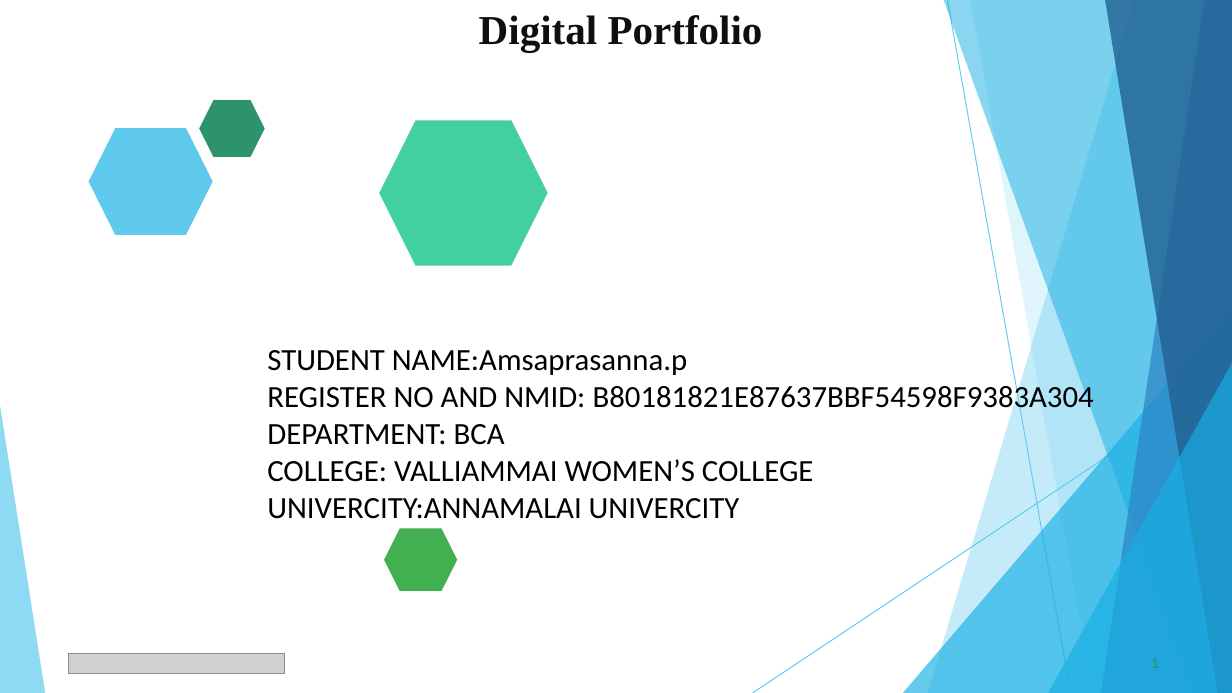
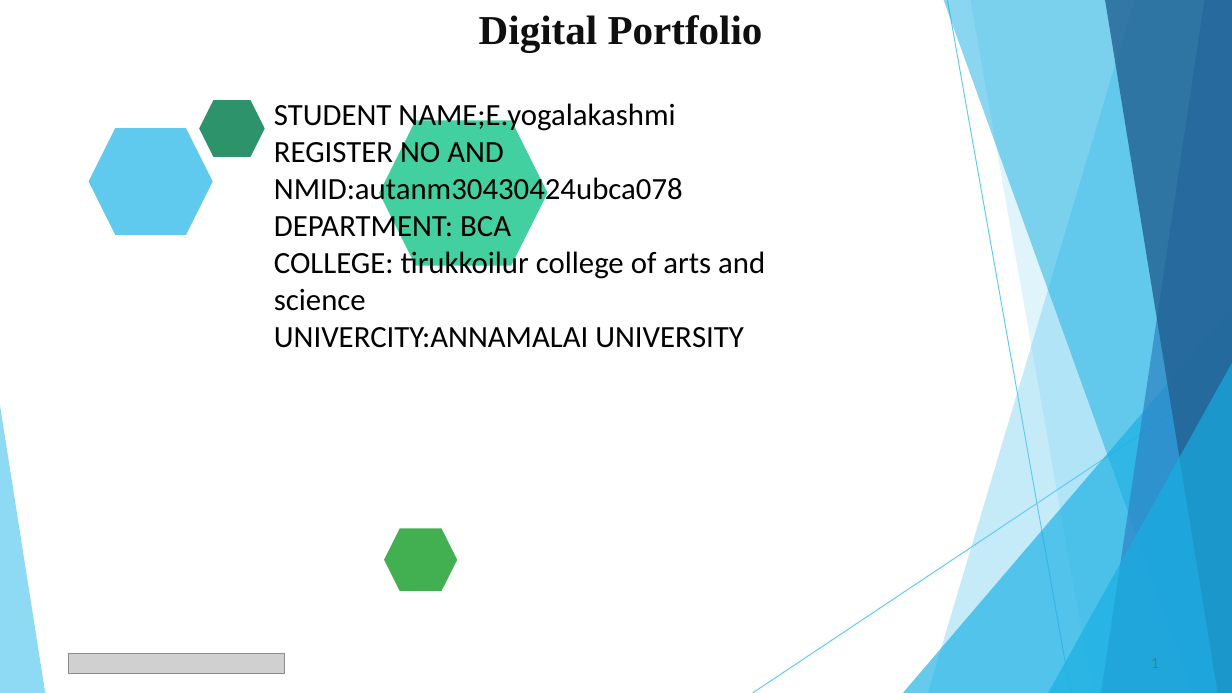
Before and after one commit to vinnarasiyooga-del/Yooga, a slide deck: slide 1 of PPT FWD TNSDC 2025.pptx. Drawn at 1232x693 pixels with LibreOffice and Linux fonts; fonts in the diff are those of the drawing; grey boxes stand for pictures. Boxes give left, top, right and bottom in pixels: in the first picture for what was removed or moved away, otherwise in the second. Text is boxed around its words. In the diff, an @@ line names an element or a change of style, - is before the commit and + after.

```diff
--- a/PPT FWD TNSDC 2025.pptx
+++ b/PPT FWD TNSDC 2025.pptx
@@ text "STUDENT NAME;E.yogalakashmi": place and size @@
-text "STUDENT NAME;E.yogalakashmi" at bbox=[267, 350, 1094, 519]
+text "STUDENT NAME;E.yogalakashmi" at bbox=[274, 103, 765, 348]
@@ text at bbox=[274, 103, 683, 207]: text changed @@
-STUDENT NAME:Amsaprasanna.p
-REGISTER NO AND NMID: B80181821E87637BBF54598F9383A304
+STUDENT NAME;E.yogalakashmi
+REGISTER NO AND NMID:autanm30430424ubca078
@@ text at bbox=[274, 247, 765, 348]: text changed @@
-COLLEGE: VALLIAMMAI WOMEN’S COLLEGE
-UNIVERCITY:ANNAMALAI UNIVERCITY
+COLLEGE: tirukkoilur college of arts and science
+UNIVERCITY:ANNAMALAI UNIVERSITY
```
Also in this commit, not shown: 9 other slides changed, 3 slides added.
